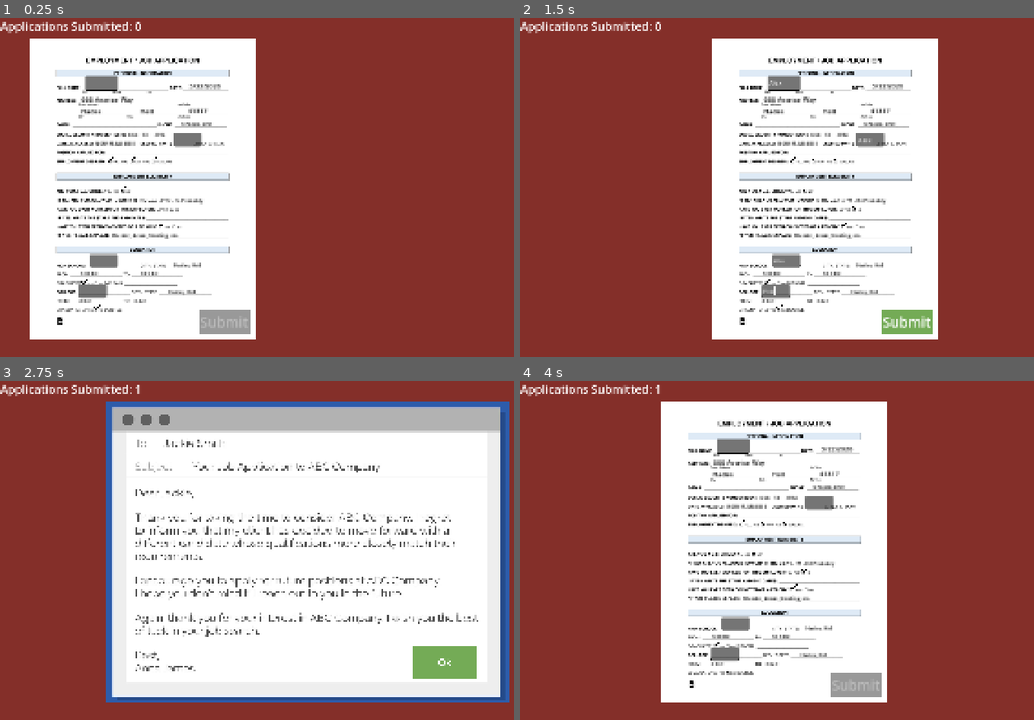
Above: before the commit, frames 1-4 (two rows, left to right).
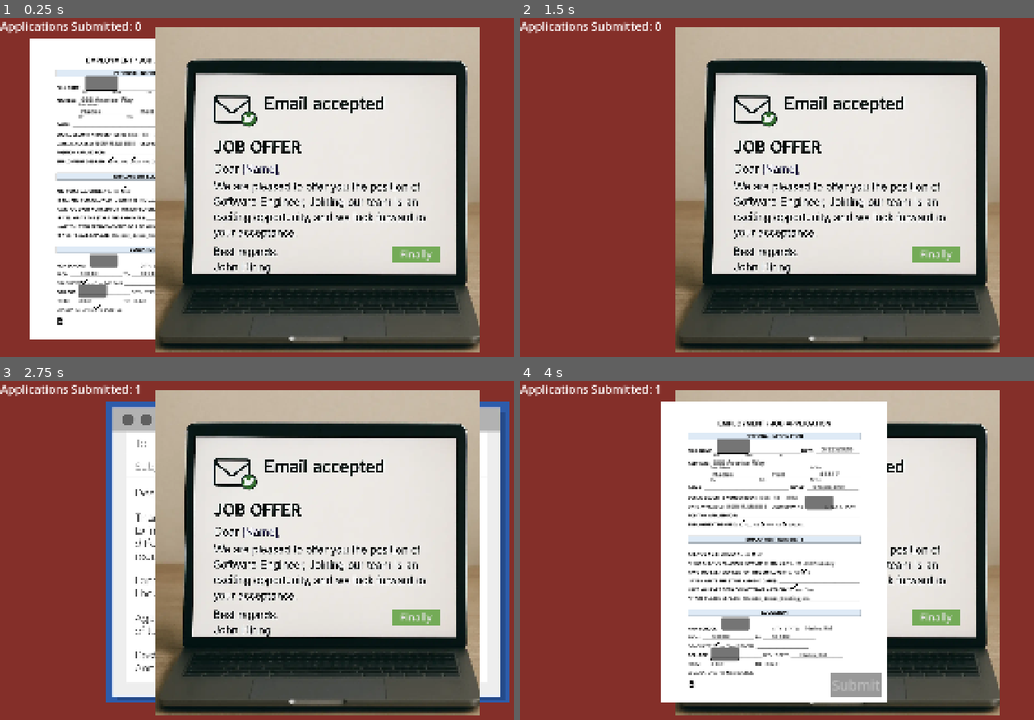
Above: after the commit, the same moments.

Repository: Nick-Binetti/Roll-Your-Fate-Jam-Spring-26-
Game: Godot game, scene res://MainScene.tscn
Two runs of this game, one before a commit and one after it. Both use one fixed random seed, a clock stepped at 60 frames per second and the inputs below.
Inputs (mouse positions are in pixels of both pictures, inside the frame that each line leads up to):
- Up to frame 1 (0.25 s): no input
- Up to frame 2 (1.5 s): click (771, 82) at 0.52 s; type "Alex" at 0.6 s; click (859, 140) at 0.75 s; type "Alex" at 0.83 s; click (777, 262) at 0.98 s; type "Alex" at 1.07 s; click (777, 292) at 1.27 s; type "Probably" at 1.35 s
- Up to frame 3 (2.75 s): click "Submit" at 2 s
- Up to frame 4 (4 s): click (936, 618) at 2.75 s, where only the run after the commit has a clickable "Finally"; click "Ok" at 3.5 s

The runs differ from the first frame. In frame 1, 59% of the frame differs, in the area x 30-94%, y 2-99%; in frame 2, 56%; in frame 3, 54%; in frame 4, 24%.

Commit message:
1% chance to get accepted to job

Diff:
--- a/is-this-hell/MainScene.tscn
+++ b/is-this-hell/MainScene.tscn
@@ -1,7 +1,8 @@
-[gd_scene load_steps=6 format=3 uid="uid://dbklvdfsxen4t"]
+[gd_scene load_steps=11 format=3 uid="uid://dbklvdfsxen4t"]
 
 [ext_resource type="Script" uid="uid://c2pgcmiw2l5cl" path="res://main_scene.gd" id="1_x4av3"]
 [ext_resource type="PackedScene" uid="uid://ct5ckemdglpaq" path="res://employment_job_application.tscn" id="2_rpqi1"]
+[ext_resource type="Texture2D" uid="uid://cg6sj616cs2pg" path="res://jobofferemail2.webp" id="4_rf2cd"]
 [ext_resource type="PackedScene" uid="uid://xcmu7vhvyk1w" path="res://job_rejection_email_visual.tscn" id="4_uxrcv"]
 
 [sub_resource type="Animation" id="Animation_uxrcv"]
@@ -11,6 +12,17 @@
 _data = {
 &"JobAppSlide": SubResource("Animation_uxrcv")
 }
+
+[sub_resource type="StyleBoxFlat" id="StyleBoxFlat_uxrcv"]
+
+[sub_resource type="StyleBoxFlat" id="StyleBoxFlat_rf2cd"]
+bg_color = Color(0.670588, 0.847059, 0.580392, 1)
+
+[sub_resource type="StyleBoxFlat" id="StyleBoxFlat_a814b"]
+bg_color = Color(0.0627451, 0.376471, 0, 1)
+
+[sub_resource type="StyleBoxFlat" id="StyleBoxFlat_5crlr"]
+bg_color = Color(0.454902, 0.670588, 0.341176, 1)
 
 [node name="Node2D" type="Node2D"]
 script = ExtResource("1_x4av3")
@@ -40,3 +52,20 @@
 libraries = {
 &"": SubResource("AnimationLibrary_rf2cd")
 }
+
+[node name="Job-offer-email" type="Sprite2D" parent="."]
+position = Vector2(1002, 540)
+texture = ExtResource("4_rf2cd")
+
+[node name="WinButton" type="Button" parent="."]
+custom_minimum_size = Vector2(150, 50)
+offset_left = 1235.0
+offset_top = 718.0
+offset_right = 1385.0
+offset_bottom = 768.0
+theme_override_font_sizes/font_size = 32
+theme_override_styles/disabled = SubResource("StyleBoxFlat_uxrcv")
+theme_override_styles/hover = SubResource("StyleBoxFlat_rf2cd")
+theme_override_styles/pressed = SubResource("StyleBoxFlat_a814b")
+theme_override_styles/normal = SubResource("StyleBoxFlat_5crlr")
+text = "Finally"
--- /dev/null
+++ b/is-this-hell/WinScene.tscn
@@ -0,0 +1,7 @@
+[gd_scene format=3 uid="uid://bt3pgly54khwk"]
+
+[node name="WinScene" type="Node2D"]
+
+[node name="Label" type="Label" parent="."]
+offset_right = 40.0
+offset_bottom = 23.0
--- a/is-this-hell/submit_button.gd
+++ b/is-this-hell/submit_button.gd
@@ -1,12 +1,18 @@
 extends Button
 
+@onready var acceptance = $"../../Job-offer-email"
 @onready var rejection = $"../../Job-rejection-email-visual"
 @onready var jobApp = $"../../Employment-job-application"
 
 func _on_pressed() -> void:
+	var randomChance = randi_range(1,100)
 	Global.appCount += 1
 	print(Global.appCount)
 	#delete job app
 	jobApp.queue_free()
 	#random logic 1%
-	rejection.show()
+	if randomChance == 1:
+		acceptance.show()
+	else:
+		print(randomChance)
+		rejection.show()
Binary file added: is-this-hell/jobofferemail2.webp
Not shown, added: is-this-hell/jobofferemail2.webp.import
